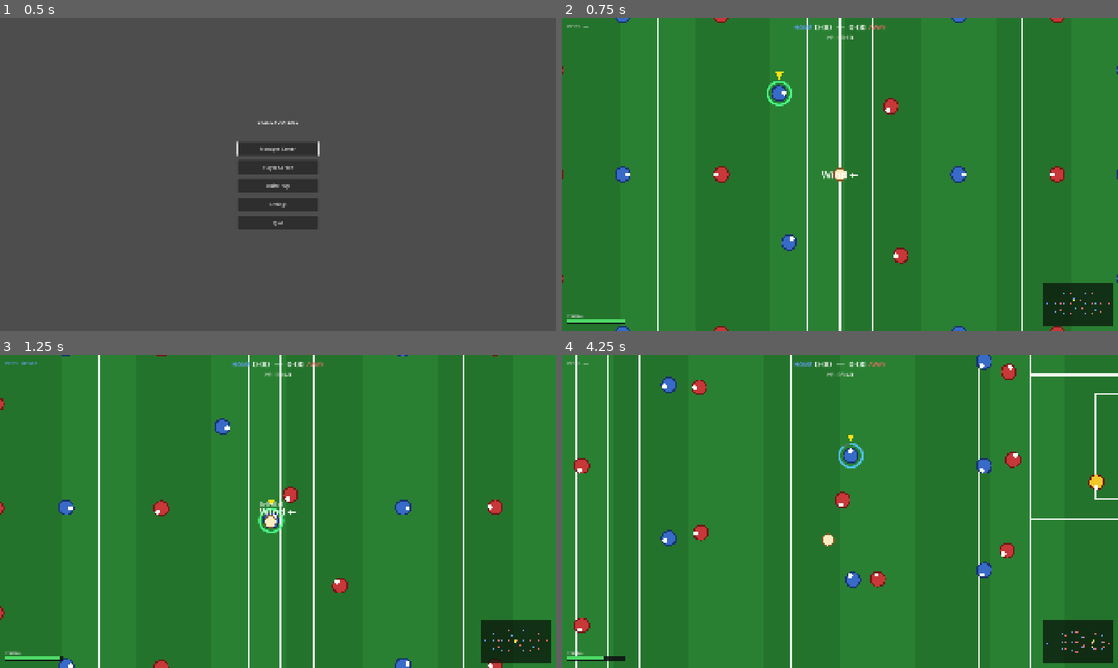
Above: before the commit, frames 1-4 (two rows, left to right).
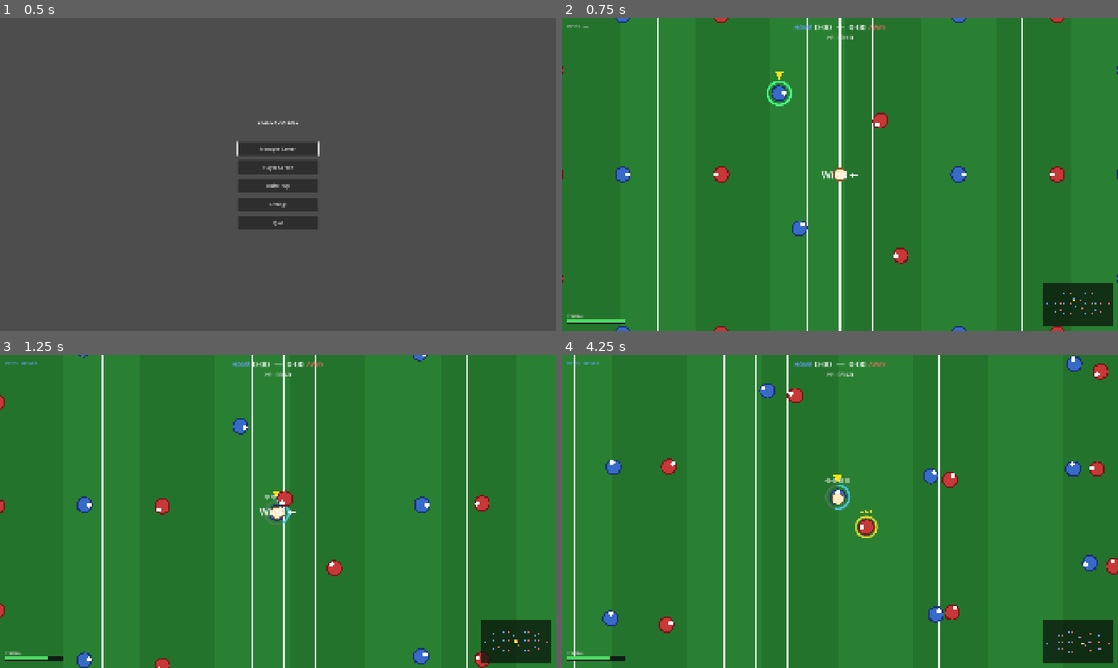
Above: after the commit, the same moments.

Repository: cathalging/gaelic-football
Game: Godot game, scene res://ui/main_menu/main_menu.tscn
The game is run twice, just before and just after one commit, with the same random seed, the same clock (stepped at 60 frames per second) and the same inputs.
Inputs (mouse positions are in pixels of both pictures, inside the frame that each line leads up to):
- Up to frame 1 (0.5 s): no input
- Up to frame 2 (0.75 s): click "Quick Play" at 0.5 s
- Up to frame 3 (1.25 s): no input
- Up to frame 4 (4.25 s): tap Enter at 1.25 s; move the mouse to (962, 495) at 1.27 s; hold D (move_right) 1.28-2.03 s; hold E (jockey) 1.28-2.03 s; tap V (bounce) at 1.35 s; click (962, 495) at 1.42 s; move the mouse to (728, 527) at 2.02 s; hold S (move_down) 2.03-2.78 s; tap E (jockey) at 2.1 s; tap C (solo) at 2.3, 2.85 s; move the mouse to (895, 442) at 2.77 s; hold D (move_right) 2.78-3.53 s; hold Shift (sprint) 2.78-3.53 s; move the mouse to (812, 574) at 3.52 s; hold W (move_up) from 3.53 s (still down); tap Shift (sprint) at 3.6 s; click (812, 574) at 3.67 s; tap F (tackle) at 3.8 s

Frame 1 is identical in both runs. In frame 2, 0.5% of the frame differs, in the area x 39-93%, y 25-94%; in frame 3, 5.7%; in frame 4, 8.2%, in the area x 0-100%, y 0-100%.

Commit message:
Carry vs chase: carrier can break away, solo dips speed, AI uses the dash
- Pressers no longer out-pace the carrier (PRESS_SPEED 196 -> 174, below
  carrier speed), so a carrier running straight can break away. Defence now
  leans on angles, marking and the tackle rather than raw pace.
- Solo now briefly checks your stride (drops to a crawl for 0.2s); the
  bounce/hop stays free, so running and hopping keeps you gliding. Applies
  to both human and AI carriers.
- AI now uses the dash: bursting onto a loose ball that's a short sprint
  away, lunging to close the last gap on a carrier for a tackle, and
  breaking away as a carrier under pressure. Decisions are deterministic
  (no RNG); the burst is applied via _move_toward while dashing.

Diff:
--- a/scenes/match/ai_player.gd
+++ b/scenes/match/ai_player.gd
@@ -16,14 +16,22 @@
 # Movement / carry.
 const WALK_SPEED    := 185.0   # normal running speed (humans & AI carriers)
 const CHASE_SPEED   := 245.0   # AI sprint when chasing a LOOSE ball (a race for it)
-const PRESS_SPEED   := 196.0   # AI speed when pressing an opponent CARRIER — only a
-							   # touch above WALK_SPEED so a carrier can make ground
+const PRESS_SPEED   := 174.0   # AI speed when pressing an opponent CARRIER — set just
+							   # BELOW carrier speed so a carrier running straight can
+							   # break away; defenders rely on angles, the solo dip and
+							   # the tackle to catch them, not raw pace
 const ACCEL         := 14.0
 const DECEL         := 10.0
 const PICK_RADIUS   := 42.0
 const PLAYER_RADIUS := 14.0
 const MAX_STEPS     := 4.0
 const STEP_DISTANCE := 150.0
+
+# Solo dip — a solo (toe-to-hand) is unlimited but momentarily checks your stride,
+# dropping you to a slow speed for a split second. A bounce/hop has no such cost
+# (but is once per possession), so running and hopping is the way to keep gliding.
+const SOLO_SLOW_DURATION := 0.20
+const SOLO_SLOW_SPEED    := 92.0
 
 # Pitch half-extents (must match match_scene / pitch). Used so AI carriers steer
 # away from the touchline instead of dribbling out of bounds.
@@ -196,6 +204,7 @@
 var steps_taken := 0.0
 var has_bounced := false
 var _carry_timer := 0.0
+var _solo_slow  := 0.0   # >0 for the split-second stride check just after a solo
 
 # Carrier decision state.
 var _pass_cd      := 0.0           # >0 just after a pass (blocks rapid re-passing)
@@ -287,6 +296,7 @@
 	_dash_cd         = maxf(0.0, _dash_cd - delta)
 	_dash_time       = maxf(0.0, _dash_time - delta)
 	_pass_cd         = maxf(0.0, _pass_cd - delta)
+	_solo_slow       = maxf(0.0, _solo_slow - delta)
 
 	# Stunned — frozen in place for a moment (after losing the ball or a missed
 	# tackle). No movement, no actions; a carried ball would already be gone.
@@ -422,8 +432,10 @@
 			if is_carrying:
 				_run_with_ball(delta)
 			else:
+				_maybe_ai_dash()
 				_move_toward(ball.global_position, _chase_speed(), delta)
 		State.CHASE:
+			_maybe_ai_dash()
 			_move_toward(ball.global_position, _chase_speed(), delta)
 
 
@@ -454,12 +466,50 @@
 	return CHASE_SPEED
 
 
+## Carrier running speed — full pace normally, dropping to a crawl for the brief
+## window right after a solo (see _solo_slow). Used by both human and AI carriers.
+func _carry_speed() -> float:
+	return SOLO_SLOW_SPEED if _solo_slow > 0.0 else WALK_SPEED
+
+
+## Trigger a dash burst toward `dir` if one is available (off cooldown, enough
+## stamina, not mid-solo). Deterministic — no RNG — so the sim stays reproducible.
+## The burst itself is applied in _move_toward while _dash_time > 0.
+func _maybe_dash(dir: Vector2) -> void:
+	if _dash_cd > 0.0 or _dash_time > 0.0 or _solo_slow > 0.0:
+		return
+	if stamina < DASH_MIN_STAMINA or dir.length() < 0.01:
+		return
+	_dash_time = DASH_DURATION
+	_dash_cd   = DASH_COOLDOWN
+	_dash_dir  = dir.normalized()
+	stamina    = maxf(0.0, stamina - STAMINA_DASH_COST)
+
+
+## Off-ball dash decisions: explode onto a loose ball that's a short sprint away
+## (winning the race), or lunge to close the last gap on an enemy carrier so a
+## tackle can land despite the gentle press speed.
+func _maybe_ai_dash() -> void:
+	if ball == null:
+		return
+	if ball.ball_state == Ball.State.FREE:
+		var d := global_position.distance_to(ball.global_position)
+		if d >= 70.0 and d <= 340.0:
+			_maybe_dash(ball.global_position - global_position)
+	elif ball.ball_state == Ball.State.CARRIED and ball.carrier != null:
+		var c := ball.carrier as AIPlayer
+		if c.team != team:
+			var d := global_position.distance_to(c.global_position)
+			if d >= 30.0 and d <= 130.0:
+				_maybe_dash(c.global_position - global_position)
+
+
 func _run_with_ball(delta: float) -> void:
 	_carry_timer += delta
 
 	# Settle on the ball briefly before deciding anything.
 	if _carry_timer < DECISION_DELAY:
-		_move_toward(_carry_drive_target(), WALK_SPEED, delta)
+		_move_toward(_carry_drive_target(), _carry_speed(), delta)
 		return
 
 	var dist_goal := global_position.distance_to(_goal_centre)
@@ -486,12 +536,16 @@
 			_ai_shoot(false)
 			return
 
-	# Simulate a solo to reset the step counter.
+	# Simulate a solo to reset the step counter (with the brief solo stride check).
 	if steps_taken > 2.5:
 		steps_taken = 0.0
-		return
-
-	_move_toward(_carry_drive_target(), WALK_SPEED, delta)
+		_solo_slow  = SOLO_SLOW_DURATION
+		return
+
+	# Burst away from a close presser when there's open ground ahead to run into.
+	if pressured:
+		_maybe_dash(_carry_drive_target() - global_position)
+	_move_toward(_carry_drive_target(), _carry_speed(), delta)
 
 
 ## Closest opponent distance — used to decide if the carrier is under pressure.
@@ -905,7 +959,11 @@
 		facing   = _dash_dir
 		velocity = velocity.lerp(_dash_dir * DASH_SPEED, DASH_ACCEL * delta)
 	elif dir != Vector2.ZERO:
-		var spd := JOCKEY_SPEED if _jockeying else WALK_SPEED
+		var spd := WALK_SPEED
+		if is_carrying:
+			spd = _carry_speed()        # carriers dip for a moment after a solo
+		elif _jockeying:
+			spd = JOCKEY_SPEED
 		velocity = velocity.lerp(dir * spd, ACCEL * delta)
 		facing   = _contain_facing(dir)
 	else:
@@ -971,11 +1029,13 @@
 	if not is_carrying and Input.is_action_just_pressed("shoot"):
 		_try_first_time_shot()
 
-	# SOLO — resets step counter (unlimited)
+	# SOLO — resets step counter (unlimited), but briefly checks your stride.
 	if Input.is_action_just_pressed("solo") and is_carrying:
 		steps_taken = 0.0
-
-	# BOUNCE — resets step counter (once per possession)
+		_solo_slow  = SOLO_SLOW_DURATION
+
+	# BOUNCE / hop — resets step counter (once per possession), no speed cost, so
+	# running and hopping keeps you gliding past a chaser.
 	if Input.is_action_just_pressed("bounce") and is_carrying and not has_bounced:
 		has_bounced = true
 		steps_taken = 0.0
@@ -1203,6 +1263,12 @@
 
 
 func _move_toward(target: Vector2, speed: float, delta: float) -> void:
+	# Mid-dash, an AI bursts straight along its locked dash direction (the human
+	# dash is driven separately in _process_human_movement).
+	if _dash_time > 0.0:
+		facing   = _dash_dir
+		velocity = velocity.lerp(_dash_dir * DASH_SPEED, DASH_ACCEL * delta)
+		return
 	var dir := target - global_position
 	if dir.length() < 10.0:
 		velocity = velocity.lerp(Vector2.ZERO, DECEL * delta)
